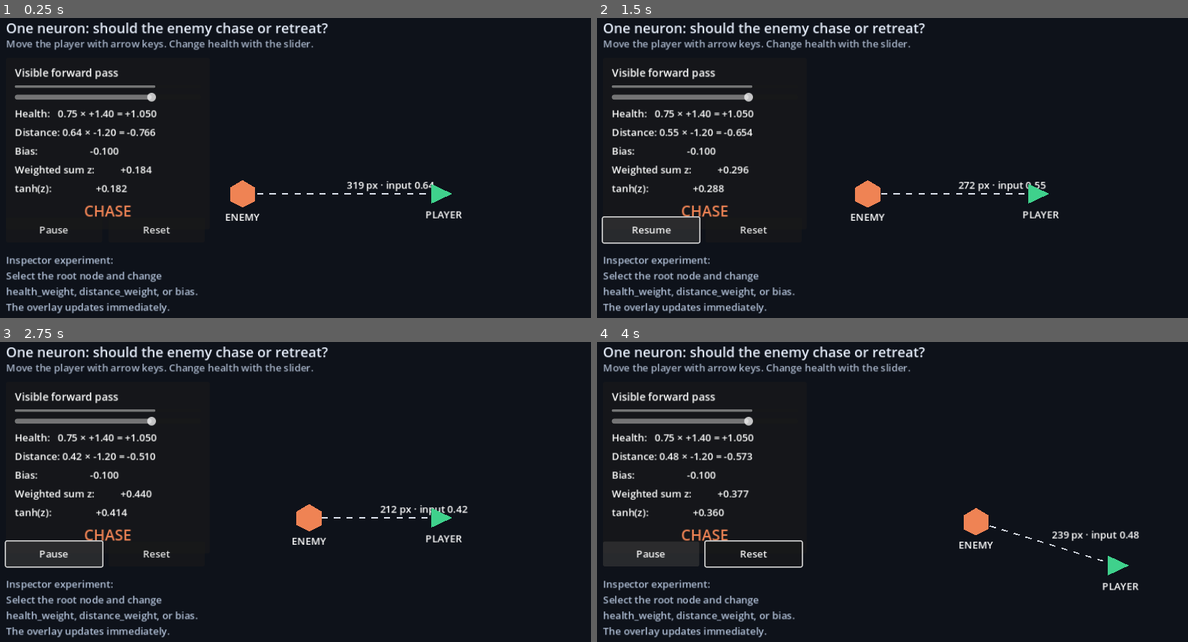
Above: before the commit, frames 1-4 (two rows, left to right).
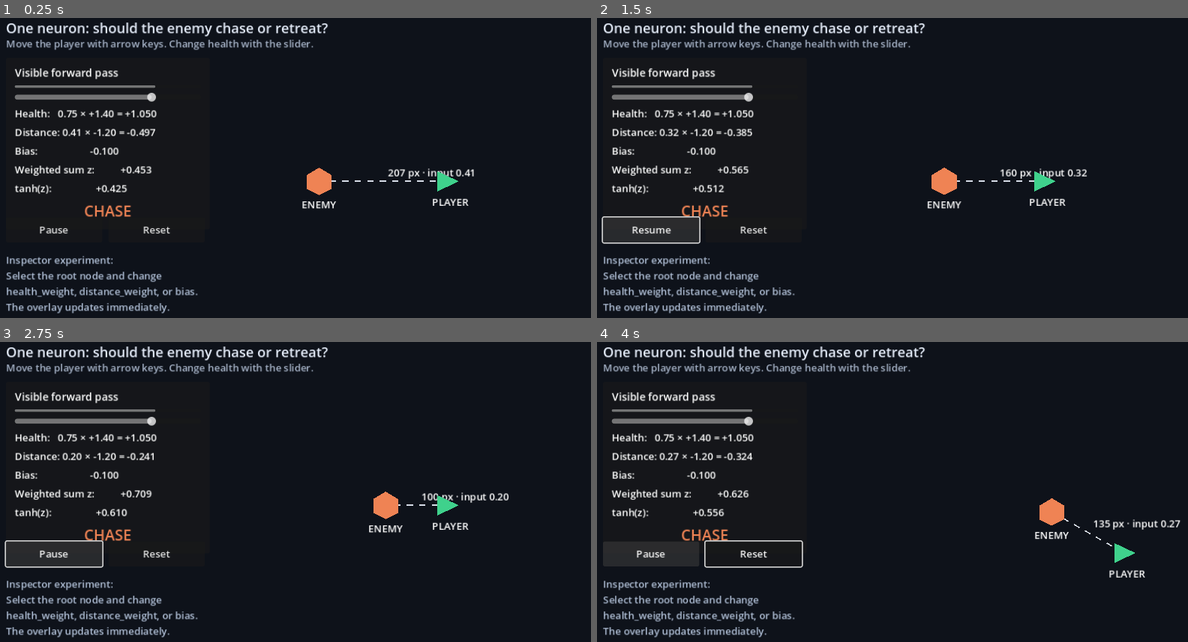
Above: after the commit, the same moments.

Repository: minigraphx/godot-rl-course
Game: Godot game, scene res://unit_01_enemy/unit_01_enemy.tscn
Same seed, same stepped clock (60 frames per second), same inputs: the game is played once before the commit and once after it. The project has no main scene, so this scene is started directly.
Inputs:
- Up to frame 1 (0.25 s): no input
- Up to frame 2 (1.5 s): click "Reset" at 0.5 s; click "Pause" at 1.25 s
- Up to frame 3 (2.75 s): click "Resume" at 2 s
- Up to frame 4 (4 s): hold Right (ui_right) 2.78-3.53 s; hold Down (ui_down) from 3.53 s (still down)

The runs differ from the first frame. In frame 1, 1.9% of the frame differs, in the area x 11-81%, y 36-68%; in frame 2, 1.8%; in frame 3, 1.7%; in frame 4, 1.8%.

Commit message:
docs: wire the orphaned enemy demo into Neural Foundations 1 as a stretch goal
unit_01_enemy/ had no reference anywhere in content/ and none from any
other example. Its history explains why: it arrived in the same commit as
the visual one-neuron unit and was originally that unit's game path.
The unit later switched to the jumper and the enemy was left behind —
which is also where the stale "Godot enemy scene" references corrected in
unit-00 and docs/curriculum.md came from.

It is worth keeping rather than deleting, because of what it demonstrates:

|            | Jumper   | Enemy    |
|------------|----------|----------|
| Activation | sigmoid  | tanh     |
| Threshold  | > 0.5    | >= 0.0   |

Both run the same shared/tiny_neuron.gd. Only the activation differs, so
the scene is section 4's activation table as a running program: sigmoid
is a confidence in 0..1 and is undecided at 0.5, tanh is centred on zero
and is undecided at 0.0. The neuron does not change; the reading of its
output does. The enemy's negative distance_weight adds a second point the
unit otherwise only states in prose.

Adds the stretch goal in both languages, with three tasks that require
explaining the weighted sum rather than just watching the behaviour.

Makes the scene testable, which is part of why it drifted out of sight:

- Extracted should_chase() and neuron_output() from _physics_process.
  neuron_output() now pushes the exported parameters into the neuron on
  every call. Previously they were assigned inside _physics_process, so
  the decision depended on the game loop having run — the first version
  of the test returned tanh(0) for every input because of it. It also
  means editing the weights in the inspector while the scene runs now
  takes effect immediately.
- test_enemy_agent.gd pins the three behaviours the stretch goal asks
  for, that the shared neuron defaults to tanh, that zero inputs leave
  only the bias, and that the output label says tanh rather than sigmoid.

This commit also carries the uncommitted viewport work that was sitting
in the working tree: the play area is now derived from the viewport
rather than hardcoded, so the demo behaves at window sizes other than the
one it was authored at. That belongs here — the scene is student-facing
from now on.

Verified: mkdocs build --strict clean; the neural foundations suite grows
from six Godot suites to seven, all green.

Co-Authored-By: Claude Opus 5 (1M context) <noreply@anthropic.com>
Claude-Session: https://claude.ai/code/session_016qU6puzG2yYfYLq65PoRdv

Diff:
--- /dev/null
+++ b/examples/neural_foundations/game/test/test_enemy_agent.gd
@@ -0,0 +1,81 @@
+extends SceneTree
+
+## The enemy demo is the second view of the same neuron as the jumper: the same
+## tiny_neuron.gd, but with tanh instead of sigmoid, so its threshold is 0.0
+## rather than 0.5. These checks pin that difference down, and pin the three
+## behaviours the unit's stretch goal asks the reader to reproduce.
+
+const Harness = preload("res://test/harness.gd")
+const TinyNeuron = preload("res://shared/tiny_neuron.gd")
+const EnemyScene = preload("res://unit_01_enemy/unit_01_enemy.tscn")
+
+func _init() -> void:
+	call_deferred("_run")
+
+
+func _run() -> void:
+	var harness := Harness.new()
+
+	# Same shared neuron as the jumper, different activation.
+	var neuron := TinyNeuron.new()
+	harness.assert_true(
+		neuron.activation == "tanh",
+		"the shared neuron defaults to tanh"
+	)
+
+	var demo := EnemyScene.instantiate()
+	root.add_child(demo)
+
+	# Healthy and close: the enemy commits.
+	harness.assert_true(
+		demo.should_chase(1.0, 0.1),
+		"healthy and near chases"
+	)
+	# Badly hurt: it backs off even when the player is right there.
+	harness.assert_true(
+		not demo.should_chase(0.0, 0.1),
+		"hurt and near retreats"
+	)
+	# Distance carries a negative weight, so far away pushes toward retreat.
+	harness.assert_true(
+		not demo.should_chase(0.4, 1.0),
+		"far away retreats"
+	)
+
+	# tanh is centred on zero: equal and opposite inputs cancel to exactly 0.0,
+	# and the >= comparison makes that boundary case a chase.
+	var zero_output: float = demo.neuron_output(0.0, 0.0)
+	harness.assert_close(
+		zero_output,
+		tanh(demo.bias),
+		0.000001,
+		"zero inputs leave only the bias"
+	)
+
+	# The forward pass must stay visible — that is the whole point of the scene.
+	harness.assert_true(
+		demo.get_node("Interface/Panel/Margin/Rows/HealthCalculation")
+			.text.begins_with("Health:"),
+		"health contribution is visible"
+	)
+	harness.assert_true(
+		demo.get_node("Interface/Panel/Margin/Rows/OutputCalculation")
+			.text.begins_with("tanh(z):"),
+		"the output label names tanh, not sigmoid"
+	)
+
+	_print_walkthrough(demo)
+	harness.finish(self)
+
+
+func _print_walkthrough(demo: Node) -> void:
+	print("")
+	print("Enemy demo (same neuron as the jumper, tanh instead of sigmoid):")
+	print("  health %+.2f x weight %+.2f" % [1.0, demo.health_weight])
+	print("  distance %+.2f x weight %+.2f" % [0.1, demo.distance_weight])
+	print("  bias                        %+.2f" % demo.bias)
+	print("  tanh(z) = %+.3f  ->  %s" % [
+		demo.neuron_output(1.0, 0.1),
+		"CHASE" if demo.should_chase(1.0, 0.1) else "RETREAT",
+	])
+	print("")
--- a/examples/neural_foundations/game/unit_01_enemy/enemy_agent.gd
+++ b/examples/neural_foundations/game/unit_01_enemy/enemy_agent.gd
@@ -8,6 +8,10 @@
 @export_range(20.0, 300.0, 5.0) var enemy_speed := 90.0
 @export_range(100.0, 800.0, 10.0) var normalization_distance := 500.0
 
+const PLAY_MARGIN := Vector2(30.0, 50.0)
+const UI_CLEARANCE := 360.0
+
+@onready var background: ColorRect = $Background
 @onready var player: Polygon2D = $Player
 @onready var enemy: Polygon2D = $Enemy
 @onready var health_bar: ProgressBar = $Interface/Panel/Margin/Rows/HealthBar
@@ -29,16 +33,33 @@
 
 
 func _ready() -> void:
+	get_viewport().size_changed.connect(_fit_to_viewport)
+	_fit_to_viewport()
 	health_slider.value_changed.connect(_on_health_changed)
 	pause_button.pressed.connect(_on_pause_pressed)
 	$Interface/Buttons/Reset.pressed.connect(_reset_demo)
 	_reset_demo()
 
 
+## tanh output of the neuron for one situation. Public so the scene can be
+## checked without running the game loop.
+func neuron_output(health: float, normalized_distance: float) -> float:
+	# Push the exported parameters in on every call, so this stays correct when
+	# they are edited in the inspector while the scene runs — and so it does not
+	# depend on _physics_process having run first.
+	neuron.weights = PackedFloat32Array([health_weight, distance_weight])
+	neuron.bias = bias
+	return neuron.forward(PackedFloat32Array([health, normalized_distance]))
+
+
+## The decision itself. tanh is centred on zero, so the threshold is 0.0 —
+## unlike the jumper, whose sigmoid output is compared against 0.5.
+func should_chase(health: float, normalized_distance: float) -> bool:
+	return neuron_output(health, normalized_distance) >= 0.0
+
+
 func _physics_process(delta: float) -> void:
 	_move_player(delta)
-	neuron.weights = PackedFloat32Array([health_weight, distance_weight])
-	neuron.bias = bias
 
 	var health := health_slider.value / health_slider.max_value
 	var distance := player.position.distance_to(enemy.position)
@@ -47,20 +68,18 @@
 	displayed_enemy_position = enemy.position
 	displayed_distance = distance
 	displayed_normalized_distance = normalized_distance
-	var inputs := PackedFloat32Array([health, normalized_distance])
 	var health_contribution := health * health_weight
 	var distance_contribution := normalized_distance * distance_weight
 	var weighted_sum := health_contribution + distance_contribution + bias
-	var output: float = neuron.forward(inputs)
-	var chasing: bool = output >= 0.0
+	var output := neuron_output(health, normalized_distance)
+	var chasing := should_chase(health, normalized_distance)
 
 	if not paused:
 		var direction := enemy.position.direction_to(player.position)
 		if not chasing:
 			direction *= -1.0
 		enemy.position += direction * enemy_speed * delta
-		enemy.position.x = clampf(enemy.position.x, 30.0, 930.0)
-		enemy.position.y = clampf(enemy.position.y, 50.0, 510.0)
+		enemy.position = _clamp_to_play_area(enemy.position)
 
 	health_bar.value = health_slider.value
 	enemy.color = Color("#ef8354") if chasing else Color("#4f83cc")
@@ -108,8 +127,31 @@
 func _move_player(delta: float) -> void:
 	var input := Input.get_vector("ui_left", "ui_right", "ui_up", "ui_down")
 	player.position += input * 170.0 * delta
-	player.position.x = clampf(player.position.x, 30.0, 930.0)
-	player.position.y = clampf(player.position.y, 50.0, 510.0)
+	player.position = _clamp_to_play_area(player.position)
+
+
+func _fit_to_viewport() -> void:
+	var size := get_viewport_rect().size
+	background.size = size
+
+
+func _play_bounds() -> Rect2:
+	var size := get_viewport_rect().size
+	return Rect2(
+		Vector2(UI_CLEARANCE, PLAY_MARGIN.y),
+		Vector2(
+			maxf(size.x - UI_CLEARANCE - PLAY_MARGIN.x, 100.0),
+			maxf(size.y - PLAY_MARGIN.y - PLAY_MARGIN.x, 100.0),
+		),
+	)
+
+
+func _clamp_to_play_area(position: Vector2) -> Vector2:
+	var bounds := _play_bounds()
+	return Vector2(
+		clampf(position.x, bounds.position.x, bounds.end.x),
+		clampf(position.y, bounds.position.y, bounds.end.y),
+	)
 
 
 func _on_health_changed(value: float) -> void:
@@ -122,8 +164,15 @@
 
 
 func _reset_demo() -> void:
-	player.position = Vector2(720.0, 300.0)
-	enemy.position = Vector2(380.0, 300.0)
+	var bounds := _play_bounds()
+	player.position = Vector2(
+		bounds.position.x + bounds.size.x * 0.65,
+		bounds.position.y + bounds.size.y * 0.5,
+	)
+	enemy.position = Vector2(
+		bounds.position.x + bounds.size.x * 0.25,
+		bounds.position.y + bounds.size.y * 0.5,
+	)
 	displayed_player_position = player.position
 	displayed_enemy_position = enemy.position
 	displayed_distance = player.position.distance_to(enemy.position)
Not shown, changed: content/unit-neural-01.de.md
Not shown, changed: content/unit-neural-01.md
